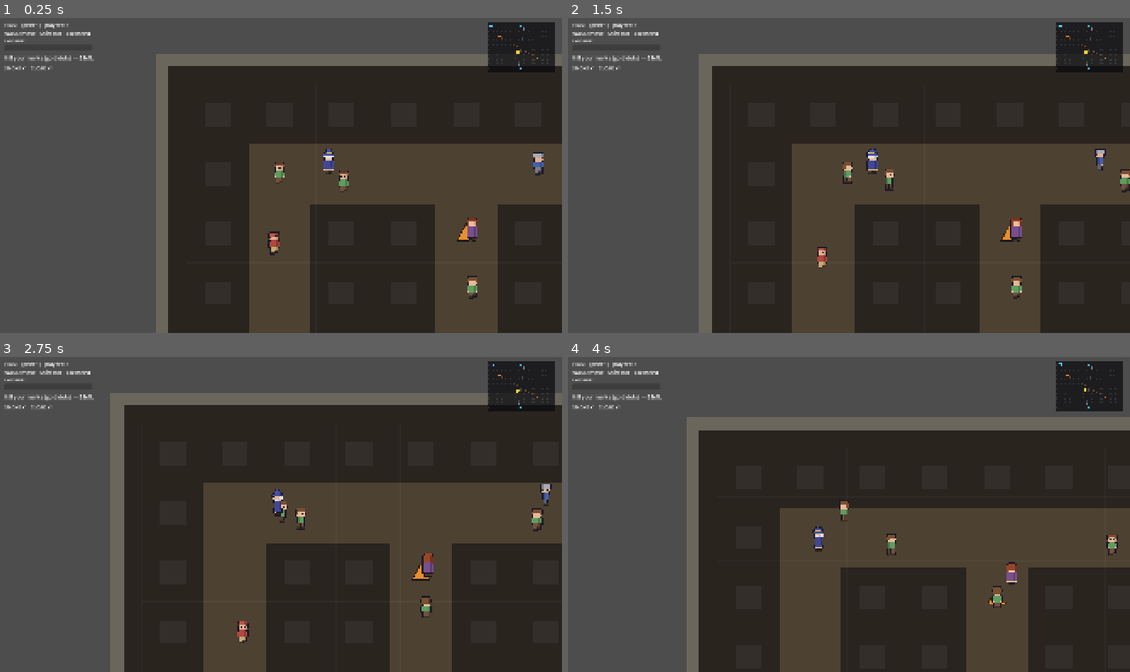
Above: before the commit, frames 1-4 (two rows, left to right).
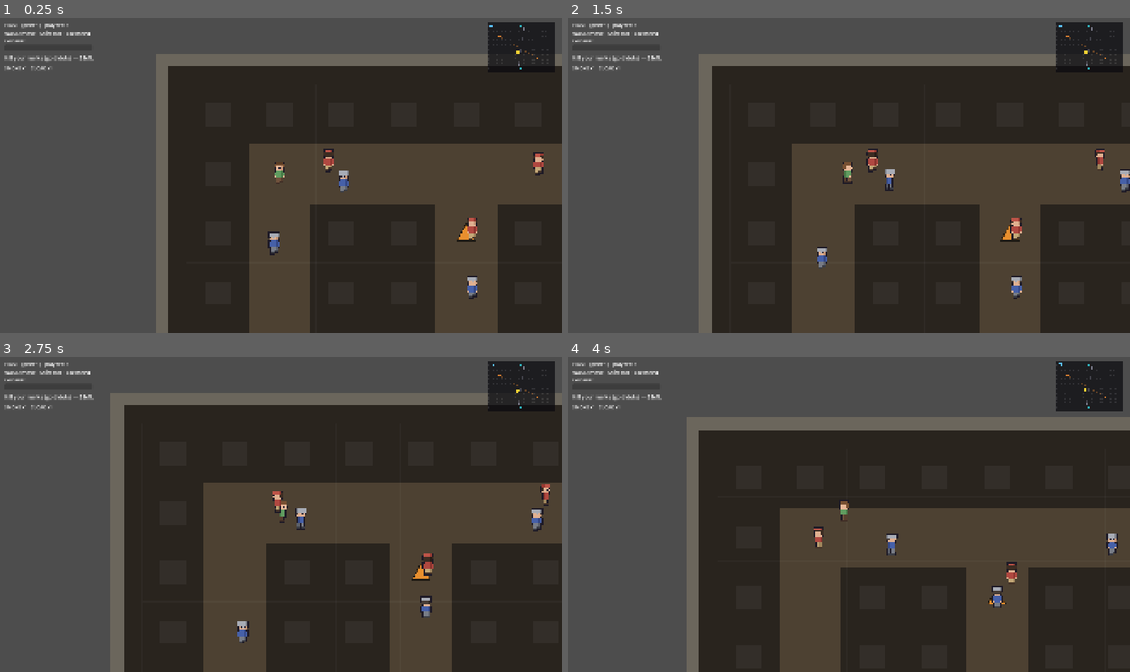
Above: after the commit, the same moments.

Repository: Isidore94/Unseen
Game: Godot game, scene res://scenes/online_match.tscn
Same seed, same stepped clock (60 frames per second), same inputs: the game is played once before the commit and once after it. This scene is started directly instead of the project's main scene.
Inputs:
- Up to frame 1 (0.25 s): no input
- Up to frame 2 (1.5 s): tap Enter at 0.5 s; hold D (move_right) 0.53-1.28 s; tap Shift (run) at 0.6 s; hold Q (drop_down) from 1.28 s (still down); tap Space (action_primary) at 1.35 s
- Up to frame 3 (2.75 s): tap Shift (run) at 1.55, 2.3 s; release Q (drop_down) at 2.03 s; hold D (move_right) from 2.03 s (still down); tap E (action_secondary) at 2.1 s
- Up to frame 4 (4 s): release D (move_right) at 2.78 s; hold W (move_up) 2.78-3.53 s; tap V (emote) at 2.85 s; tap Shift (run) at 3.05, 3.8 s; hold A (move_left) from 3.53 s (still down); tap F (interact) at 3.6 s

The runs differ from the first frame. In frame 1, 0.6% of the frame differs, in the area x 47-97%, y 41-89%; in frame 2, 0.6%; in frame 3, 0.6%, in the area x 42-99%, y 40-91%; in frame 4, 0.5%.

Commit message:
Phase 8: per-viewer crowd appearance (§0.3 hidden-identity pillar)
On each machine the crowd is locally rebuilt from copies of the OTHER
players' looks (a healthy look-group per opponent) plus filler, with the
local player's own look removed — so you never see a copy of yourself and
each real opponent hides among look-alikes. Local-only, frozen once per
match, built on the loadouts that already replicate (no new netcode).

- _assign_crowd_appearances + _maybe_assign_crowd_appearances: run once
  after the crowd has fully replicated in (latched via _crowd_appearance_done).
- _look_key: the single "same visible identity" seam (body today; folds in
  overlay ids when art lands — the rule sharpens with zero code change).
- placeholder_distinct_bodies (default ON): forces a distinct body per
  player so the system is visible before real cosmetics exist; flip OFF
  once players pick real, distinct looks.
- Tunables: look_copies_per_player, per_viewer_crowd_enabled.

Co-Authored-By: Claude Opus 4.8 <noreply@anthropic.com>
Claude-Session: https://claude.ai/code/session_01UYRiZVJZhKbbZ4SDyEErra

Diff:
--- a/scripts/online_match.gd
+++ b/scripts/online_match.gd
@@ -52,6 +52,26 @@
 ## Per-viewer visibility (§7.2b): may a ROOFTOP player see OTHER rooftop players? Defaulted
 ## ON so rooftops aren't a blind solo zone (a buildplan still-open decision — flip to taste).
 @export var rooftop_sees_rooftop: bool = true
+
+# === per-viewer crowd APPEARANCE (§0.3 — the hidden-identity PILLAR) ====================
+# Visibility (above) decides WHO you can see; this decides WHAT the crowd looks like to YOU.
+# On THIS screen the crowd is rebuilt from copies of the OTHER players' looks (so each real
+# opponent blends into a group of look-alikes) plus filler, with YOUR OWN look removed — you
+# are never shown a copy of yourself, and your look is never a tell. Local-only and frozen
+# once per match. It's keyed on the Loadout, so real cosmetics later flow through unchanged.
+## How many crowd NPCs are dressed as EACH other player. Higher = a real opponent hides in a
+## bigger group of look-alikes; lower = more crowd variety. Tune by feel (a healthy group is
+## what actually camouflages a player, so don't set this tiny).
+@export var look_copies_per_player: int = 14
+## Master switch for the per-viewer crowd reskin. Off = the crowd keeps the host's random
+## looks (the pre-pillar behaviour) — handy for an A/B comparison while tuning.
+@export var per_viewer_crowd_enabled: bool = true
+## TEMPORARY — placeholder-art era only. With no real cosmetics yet, every account defaults to
+## the SAME body, so the per-viewer crowd would be invisible (everyone identical). This forces
+## each player onto a DISTINCT body sheet at spawn so you can SEE the system work: you become
+## the only "you" on your screen while everyone else's crowd fills with copies of you. Turn
+## OFF the moment players pick real, distinct cosmetics — their chosen look is then used as-is.
+@export var placeholder_distinct_bodies: bool = true
 
 # === scoring (buildplan §7.5 — winner = most points; mirrors LocalMatchManager) ========
 # The match runs until ONE player is left alive (or time runs out); the WINNER is then
@@ -151,6 +171,10 @@
 ## Client-side: re-asks the host to spawn us until our player appears (covers the rare
 ## case where our first request outran the host's scene during the lobby transition).
 var _spawn_retry_timer: float = 0.0
+## Per-viewer crowd reskin (§0.3) runs ONCE per match, after the whole crowd has replicated
+## in. This latch makes sure it never re-runs — a stable disguise pool, because an NPC that
+## changed clothes mid-match would be an obvious tell.
+var _crowd_appearance_done: bool = false
 
 # === Phase 7 online state (visibility / claim / items / reveals) =============
 # Layer ints mirrored from LayerComponent.Layer (kept decoupled, like CharacterVisual).
@@ -369,6 +393,11 @@
 	# build a sensible default (a body from their spawn order + the DEFAULT items). Either
 	# way the spawner replicates it to everyone, so all peers render this player identically.
 	var loadout_payload := _loadout_for_peer(peer_id)
+	# Placeholder-era test aid (§0.3): with no real cosmetics every account defaults to the same
+	# body, so the per-viewer crowd would be invisible. Force a DISTINCT body per player so you
+	# can SEE it working. Drop this flag once players pick real, distinct cosmetics.
+	if placeholder_distinct_bodies:
+		loadout_payload = _with_body_index(loadout_payload, _next_spawn_index % NUM_SHEETS)
 	var spawn_data := {
 		"peer": peer_id,
 		"pos": _spawn_position_for_index(_next_spawn_index),
@@ -592,6 +621,14 @@
 # A random crowd look drawn from the global pool (the §4 config hook lives in the registry).
 func _random_npc_loadout_payload() -> Dictionary:
 	return Loadout.randomized(CosmeticRegistry.npc_pool_by_slot()).to_payload()
+
+
+# Return a copy of `payload` with its BODY slot forced to the given sheet index, leaving the
+# rest of the look untouched. Used only by the placeholder_distinct_bodies test aid.
+func _with_body_index(payload: Dictionary, body_index: int) -> Dictionary:
+	var loadout := Loadout.from_payload(payload)
+	loadout.set_item(CosmeticItem.Slot.BODY, CosmeticRegistry.body_id_for_index(body_index))
+	return loadout.to_payload()
 
 
 # Pull the body sheet index back out of a loadout payload, for the legacy `appearance`
@@ -1065,6 +1102,7 @@
 		_host_score_tick(delta)  # advance the clock + sample exposure for scoring
 	_retry_spawn_if_needed(delta)
 	_update_local_view()
+	_maybe_assign_crowd_appearances()
 	_update_visibility()
 	_update_debug_overlay()
 
@@ -1290,6 +1328,95 @@
 			return other_layer == _LAYER_GROUND
 
 
+# === §0.3 — per-viewer crowd APPEARANCE (the hidden-identity pillar) ==========
+# Visibility (above) decides WHO you see; this decides WHAT they look like. On THIS screen the
+# crowd is rebuilt from copies of the OTHER players' looks (+ filler), with YOUR own look taken
+# out, so you're never shown a copy of yourself and each real opponent hides inside a group of
+# look-alikes. Local-only (it never touches the host's sim or replication) and run ONCE, frozen
+# — a stable disguise pool. Keyed on the Loadout, so real cosmetics later flow through unchanged.
+
+# Run the reskin once, as soon as it's safe: our own player exists AND the whole crowd has
+# replicated in (NPCs arrive over several frames on a client). Latched so it never repeats.
+func _maybe_assign_crowd_appearances() -> void:
+	if _crowd_appearance_done or not per_viewer_crowd_enabled:
+		return
+	if _local_player == null or _crowd_parent == null:
+		return
+	# Every peer can compute the crowd size itself (it knows the same lobby choice), so a client
+	# can tell when its crowd is fully here without any extra network message.
+	var expected_crowd := compact_npc_count if NetworkManager.small_arena else npc_count
+	if _crowd_parent.get_child_count() < expected_crowd:
+		return  # still arriving — wait for the last NPC so the dupe/filler counts come out right
+	_crowd_appearance_done = true
+	_assign_crowd_appearances()
+
+
+# Rebuild every crowd NPC's look on THIS machine from the per-viewer pool (§0.3).
+func _assign_crowd_appearances() -> void:
+	# Our own look — the one thing that must NEVER appear out in our crowd.
+	var my_key := _look_key(_loadout_of_player(_local_player))
+
+	# The looks we DUPLICATE into the crowd: every OTHER player's loadout (never our own).
+	var other_looks: Array = []  # Array[Loadout]
+	for child in _players_parent.get_children():
+		var other := child as Player
+		if other != null and other != _local_player:
+			other_looks.append(_loadout_of_player(other))
+
+	# The crowd NPCs on THIS machine (marks included — they're ordinary crowd folk to look at).
+	var npcs: Array = []
+	for child in _crowd_parent.get_children():
+		if child is Npc:
+			npcs.append(child)
+	if npcs.is_empty():
+		return
+
+	# Build a look for each NPC: first the player-dupes (a healthy group per opponent), then
+	# filler base looks for the rest — re-rolling any filler that would match OUR look.
+	var looks: Array = []  # Array[Loadout]
+	for look in other_looks:
+		for _i in look_copies_per_player:
+			looks.append(look)
+	var pool := CosmeticRegistry.npc_pool_by_slot()
+	var guard := 0  # stop a pathological pool (e.g. a single body) from looping forever
+	while looks.size() < npcs.size():
+		var filler := Loadout.randomized(pool)
+		if _look_key(filler) != my_key or guard > npcs.size() * 8:
+			looks.append(filler)
+		guard += 1
+	# More dupes than NPCs (many players, tiny crowd) → keep what fits.
+	if looks.size() > npcs.size():
+		looks.resize(npcs.size())
+	# Scatter the dupes through the crowd instead of clumping one player's look together.
+	looks.shuffle()
+
+	for i in npcs.size():
+		var visual := (npcs[i] as Node).get_node_or_null("CharacterVisual")
+		if visual != null and visual.has_method("apply_loadout"):
+			visual.call("apply_loadout", (looks[i] as Loadout).duplicate_loadout())
+
+
+# A character's VISIBLE identity, used to keep our own look out of the crowd. Today only the
+# BODY layer is painted (outfit/head/weapon are art-less placeholders), so the body sheet IS
+# the visible identity. THIS is the seam: when overlay art lands, fold the other slot ids in
+# here and the "never see myself" rule sharpens automatically — every caller routes through it.
+func _look_key(loadout: Loadout) -> StringName:
+	return loadout.get_item(CosmeticItem.Slot.BODY) if loadout != null else &""
+
+
+# Read a spawned character's equipped look back out as a Loadout — its host-assigned payload,
+# or the legacy body index as a fallback. Used to source the per-viewer crowd from the players.
+func _loadout_of_player(character: Node) -> Loadout:
+	if character == null:
+		return Loadout.new()
+	var payload: Dictionary = character.get("loadout_payload")
+	if payload != null and not payload.is_empty():
+		return Loadout.from_payload(payload)
+	var loadout := Loadout.new()
+	loadout.set_item(CosmeticItem.Slot.BODY, CosmeticRegistry.body_id_for_index(int(character.get("appearance_index"))))
+	return loadout
+
+
 # Build the sewer screen overlay and wire it (+ the arrow's 100% uptime) to OUR layer.
 func _build_layer_feedback() -> void:
 	if _player_hud_layer == null or _local_player == null:
Not shown, changed: CHANGELOG.md
